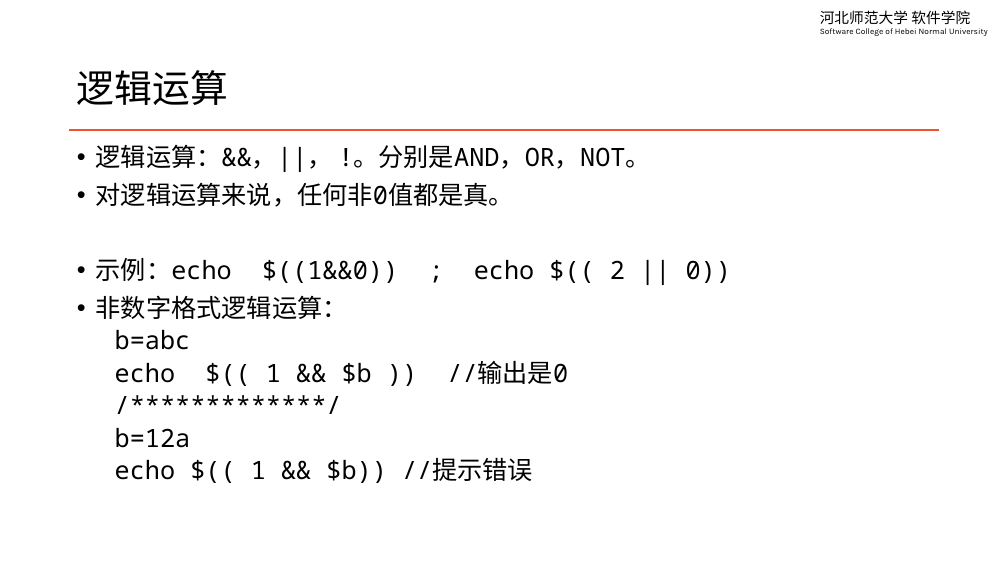
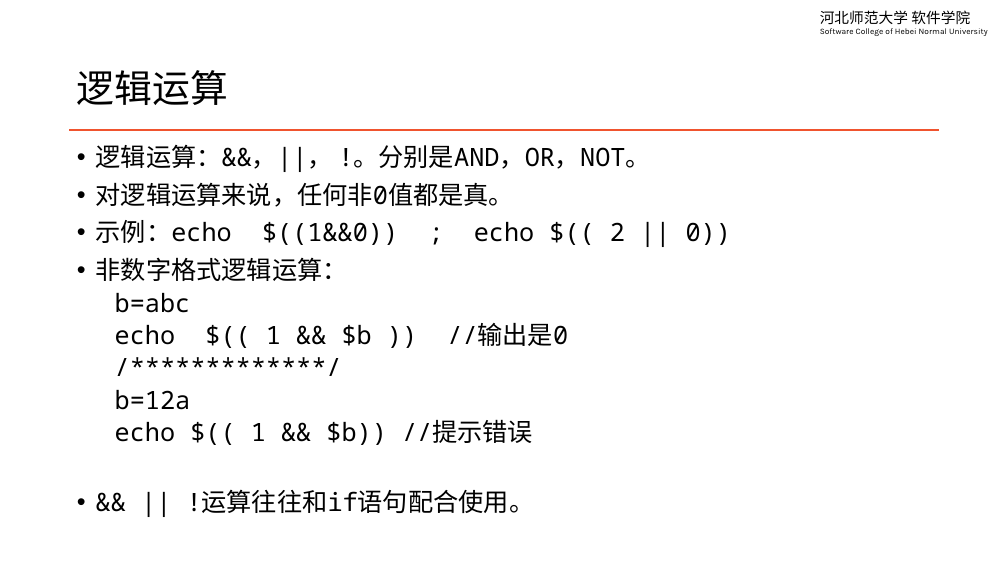
Before and after one commit to edu2act/course-linux-system, a slide deck: slide 13 of materials/slides/ch11-basic-shell-script-variables.pptx. Drawn at 1008x567 pixels with LibreOffice and Linux fonts; fonts in the diff are those of the drawing. Boxes give left, top, right and bottom in pixels: in the first picture for what was removed or moved away, otherwise in the second. Text is boxed around its words. In the diff, an @@ line names an element or a change of style, - is before the commit and + after.

```diff
--- a/materials/slides/ch11-basic-shell-script-variables.pptx
+++ b/materials/slides/ch11-basic-shell-script-variables.pptx
@@ text at <box>187,490,535,513</box>: paragraph added @@
+• && || !运算往往和if语句配合使用。
```
Also in this commit, not shown: 6 other slides changed, 4 other files.
